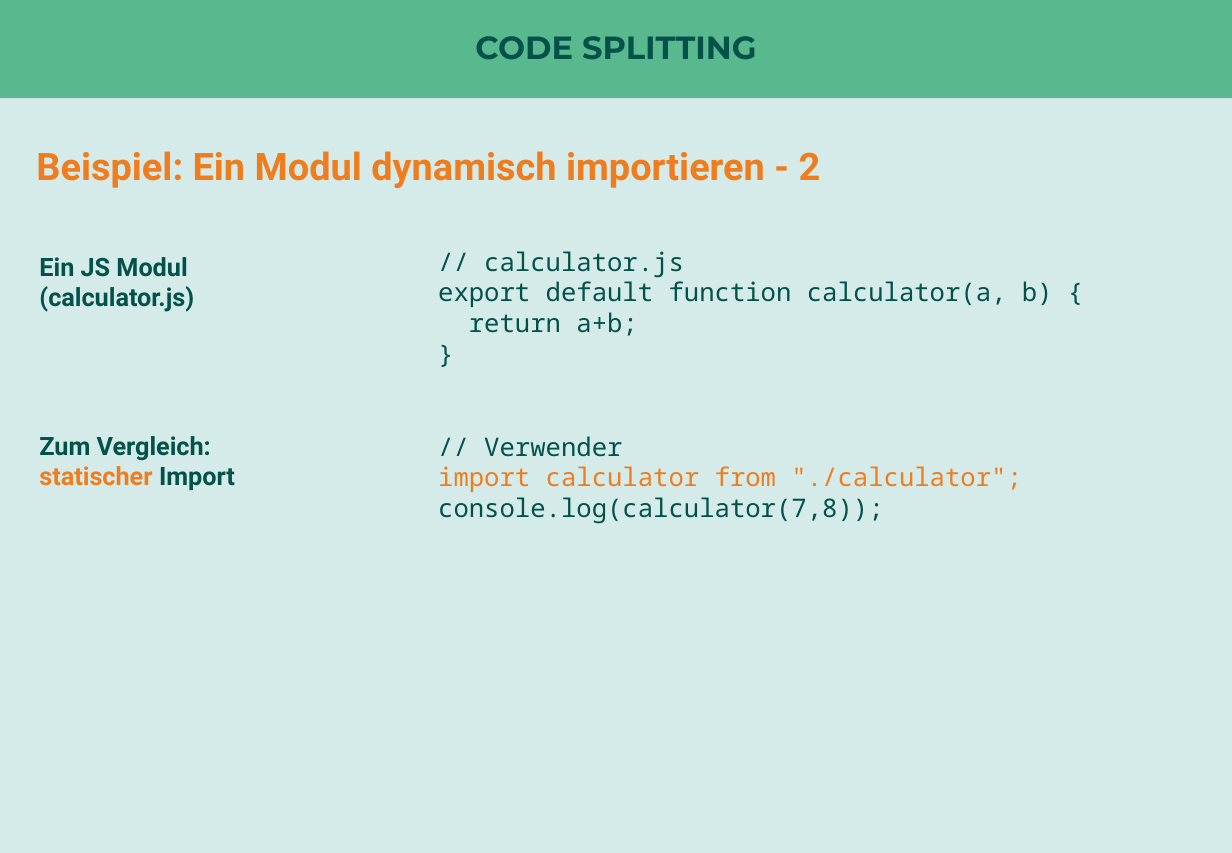
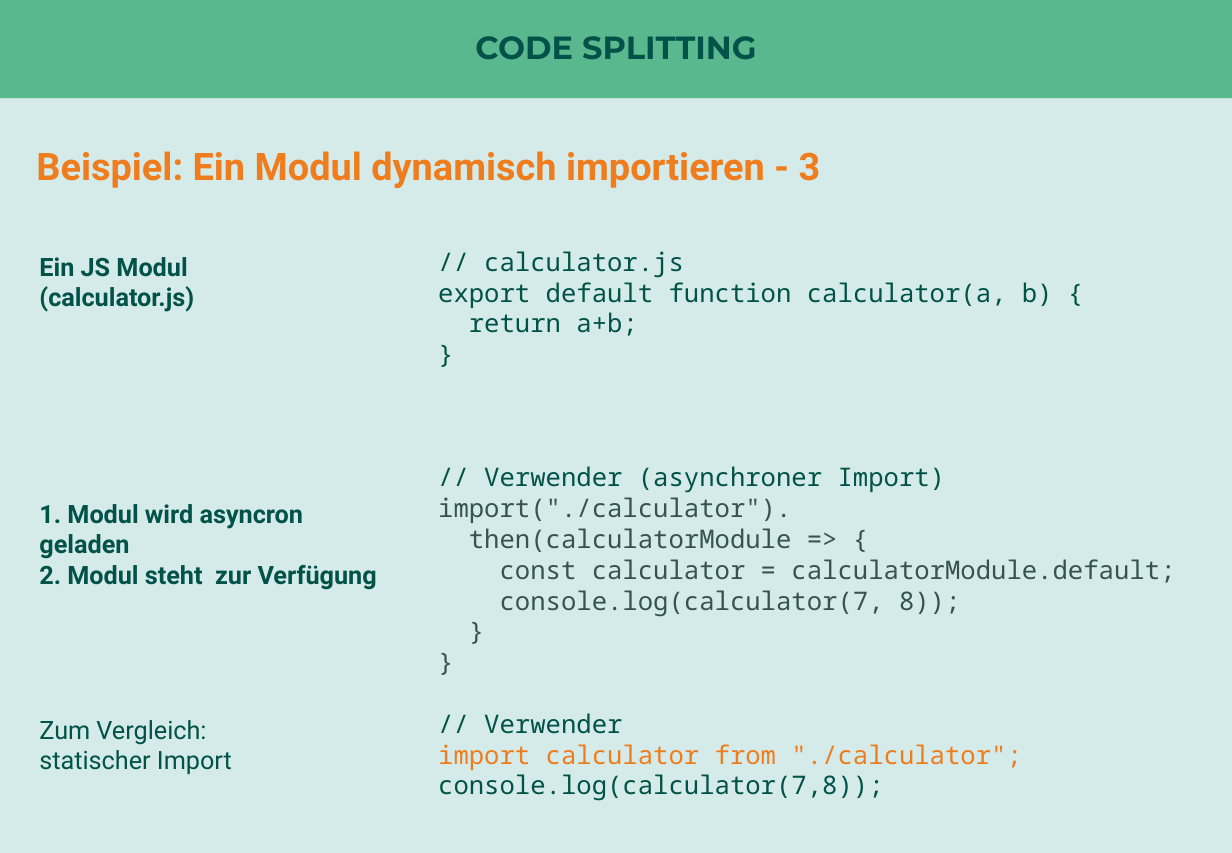
Before and after one commit to nilshartmann/react-talk, a slide deck: slide 50 of react-in-enterprise-anwendungen.pptx. Drawn at 1232x853 pixels with LibreOffice and Linux fonts; fonts in the diff are those of the drawing. Boxes give left, top, right and bottom in pixels: in the first picture for what was removed or moved away, otherwise in the second. Text is boxed around its words. In the diff, an @@ line names an element or a change of style, - is before the commit and + after.

```diff
--- a/react-in-enterprise-anwendungen.pptx
+++ b/react-in-enterprise-anwendungen.pptx
@@ text at [36,151,821,188]: text changed @@
-Beispiel: Ein Modul dynamisch importieren - 2
+Beispiel: Ein Modul dynamisch importieren - 3
@@ text at [438,466,1175,617]: paragraphs added @@
+// Verwender (asynchroner Import)
+import("./calculator").
+then(calculatorModule => {
+const calculator = calculatorModule.default;
+console.log(calculator(7, 8));
+}
+}
@@ text added at [39,504,304,559], 16 pt, text #025249, bold @@
+1. Modul wird asyncron geladen
@@ text added at [39,565,377,590], 16 pt, text #025249, bold @@
+2. Modul steht zur Verfügung
@@ text "Zum Vergleich: statischer Import": place and size @@
-text "Zum Vergleich: statischer Import" at [39,436,235,490]
+text "Zum Vergleich: statischer Import" at [39,720,232,774]
@@ text "Zum Vergleich: statischer Import" at [39,720,232,774]: text colour #EF7D1D to #025249 in "statischer"; bold off @@
```
Also in this commit, not shown: 9 other slides changed, 5 slides added, 8 slides removed, 1 other file.
